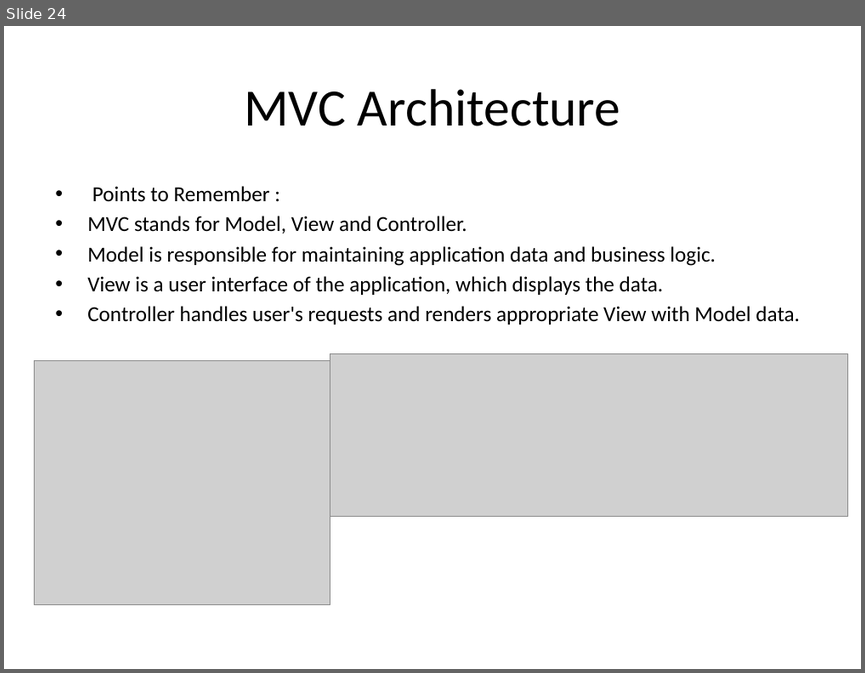
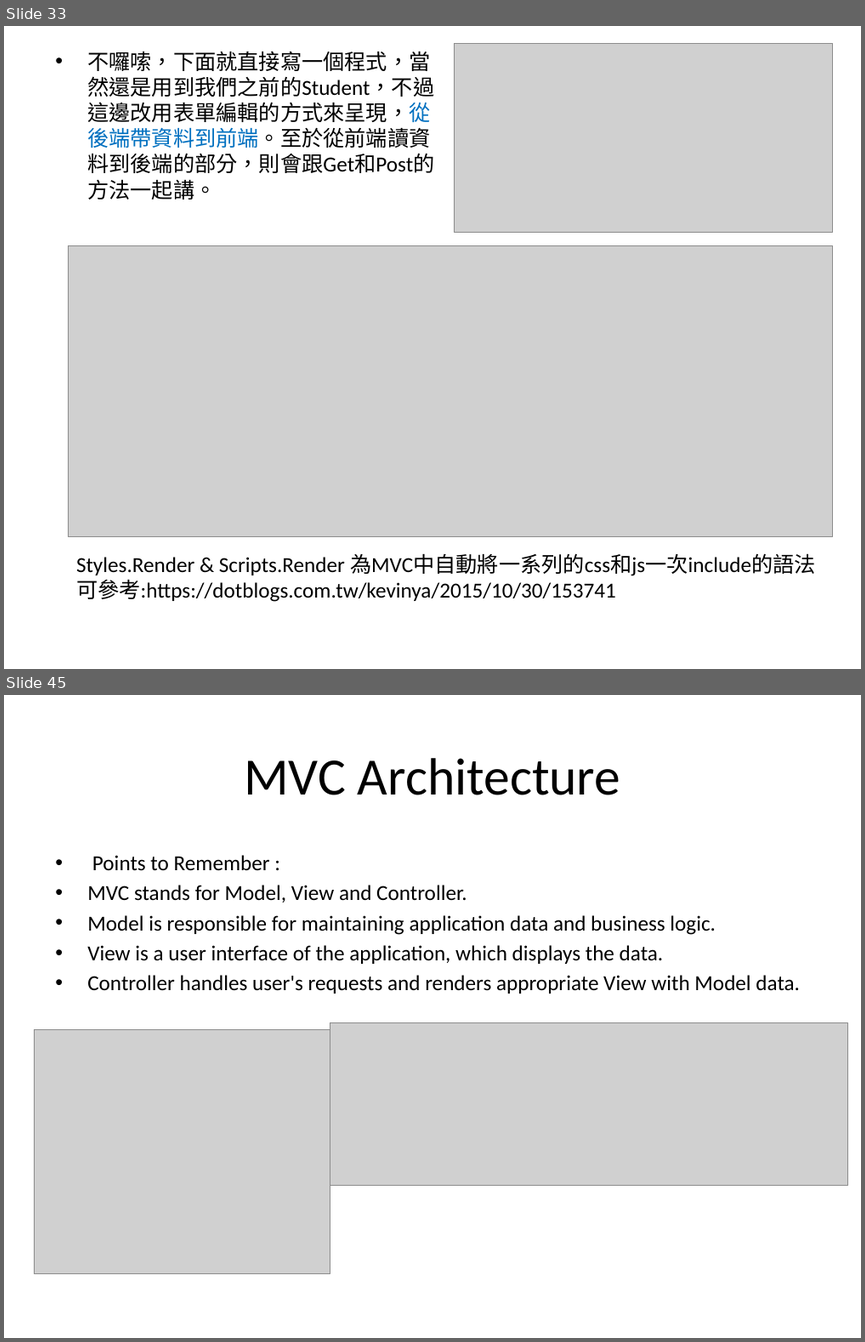
Before and after one commit to SunriseK/MVC_Prac_MS, a slide deck: Note_MVC_MS.pptx. Shown one above the other, each under a label of ours: slide 24 before the commit, slides 33 and 45 after it; the slides between them are not shown. The pictures are 865x673 and 865x1342 pixels, drawn with LibreOffice and Linux fonts; fonts in the diff are those of the drawing; grey boxes stand for pictures. Boxes give left, top, right and bottom in pixels: in the first picture for what was removed or moved away, otherwise in the second. Text is boxed around its words. In the diff, an @@ line names an element or a change of style, - is before the commit and + after.

```diff
--- a/Note_MVC_MS.pptx
+++ b/Note_MVC_MS.pptx
@@ slide 33 added at box(4, 26, 861, 669), background #FFFFFF @@
@@ text added at box(87, 51, 434, 199), 18 pt, text #000000 @@
+• 不囉嗦，下面就直接寫一個程式，當然還是用到我們之前的Student，不過這邊改用表單編輯的方式來呈現，從後端帶資料到前端。至於從前端讀資料到後端的部分，則會跟Get和Post的方法一起講。
@@ picture added at box(454, 44, 833, 233) @@
@@ picture added at box(69, 246, 833, 537) @@
@@ text added at box(76, 553, 816, 601), 18 pt, text #000000 @@
+Styles.Render & Scripts.Render 為MVC中自動將一系列的css和js一次include的語法
+可參考:https://dotblogs.com.tw/kevinya/2015/10/30/153741
@@ what was slide 24 is now slide 45 @@
```
Also in this commit, not shown: 20 other slides added, 23 other files.
